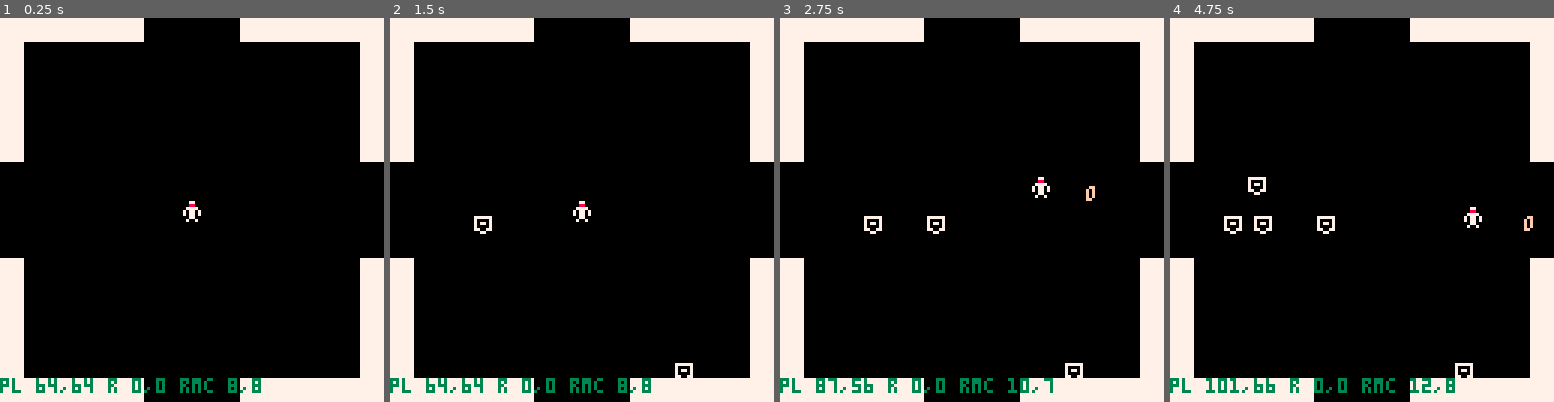
Above: before the commit, frames 1-4 (left to right).
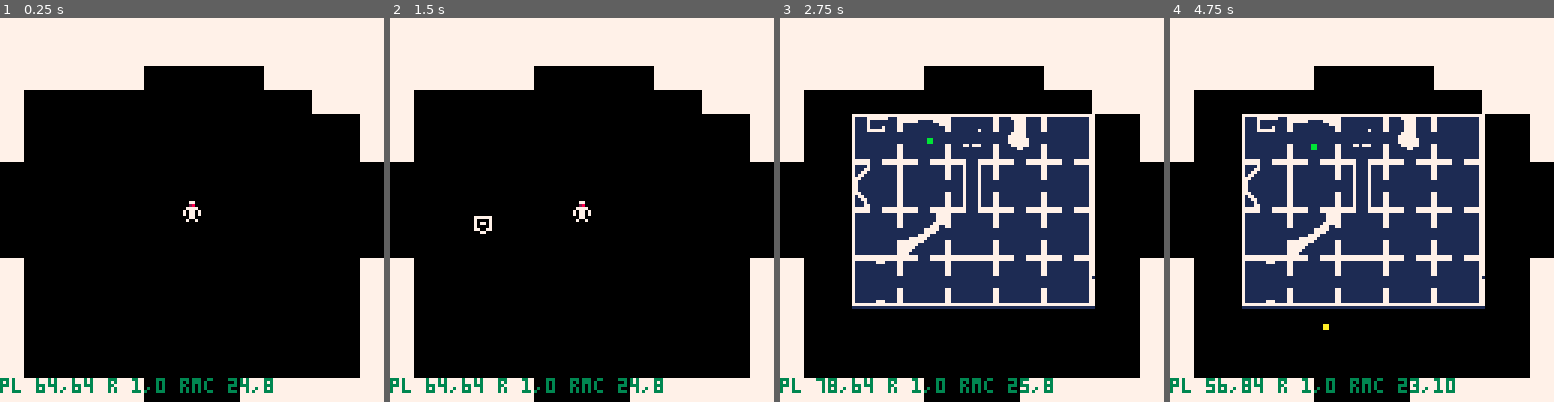
Above: after the commit, the same moments.

Repository: PedroMR/pico8
Game: PICO-8 cartridge ptron.p8
Two runs of this game, one before a commit and one after it. Both use one fixed random seed, a clock stepped at 60 frames per second and the inputs below.
Inputs:
- Up to frame 1 (0.25 s): no input
- Up to frame 2 (1.5 s): tap X (X key) at 0.33, 1.07 s; tap O (Z key) at 0.7 s
- Up to frame 3 (2.75 s): hold Right 1.6-2.1 s; tap O (Z key) at 1.7, 2.1, 2.5 s; tap X (X key) at 1.85 s; hold Up 2.15-2.42 s; hold Right from 2.47 s (still down)
- Up to frame 4 (4.75 s): tap O (Z key) every 0.4 s from 2.9 to 4.5 s; tap X (X key) at 2.97, 4.08 s; release Right at 3.03 s; hold Left 3.08-3.58 s; hold Down 3.63-3.97 s; hold Right 4.02-4.68 s; hold Up from 4.73 s (still down)

The runs differ from the first frame. In frame 1, 12% of the frame differs, in the area x 6-94%, y 0-98%; in frame 2, 12%; in frame 3, 44%; in frame 4, 45%, in the area x 6-95%, y 0-98%.

Commit message:
Minor tweaks

Diff:
--- a/ptron.p8
+++ b/ptron.p8
@@ -4,17 +4,26 @@
 --p-tron
 --by kathrrak
 
-room=0 -- 16x16
+local room=1 -- 16x16
+local paused=false
+local scr={x0=0,x1=128,y0=0,y1=128}
+local particles={}
+local frame=0
+
+-- player 🐱
 local pl={x=64,y=64,spr=1,shot=10,w=4,h=6}
 local pl_last={x=1,y=0}
-scr={x0=0,x1=128,y0=0,y1=128}
-pl_bul={}
-ene_obj={}
+local pl_spd=2
+local pl_bul={}
 local on_door=false
-local particles={}
-
-menuitem(1,"map")
-menuitem(2,"reconfig")
+
+-- enemies 😐
+local ene_obj={}
+local e1={spr=16,w=12,h=14}
+local ene_q={}
+local spawn_between=30
+local spawn_time=10
+local spawn_max=8
 
 function room_tile(rm)
  local rm_x = (rm%16)
@@ -36,8 +45,6 @@
  return rx,ry
 end
 
-local e1={spr=16,w=12,h=14}
-
 function v2_dist(o1,o2)
  local dx=o1.x-o2.x
  local dy=o1.y-o2.y
@@ -48,6 +55,9 @@
  return flr(rnd()*(b-a+1)+a)
 end
 
+function _init()
+ start_room(1)
+end
 -->8
 --tools
 
@@ -108,17 +118,20 @@
 --updates
 
 function _update()
- upd_player()
- upd_enemy()
- upd_spawn()
- upd_particles()
+ frame+=1
+ upd_map()
+ if not paused then
+	 upd_player()
+	 upd_enemy()
+	 upd_spawn()
+	 upd_particles()
+	end
 end
 
 function upd_ctrl()
  local pl_prev=pl_last
  pl_last={x=0,y=0}
  if (pl.shot~=nil and pl.shot>0) pl.shot-=1
- local pl_spd=1
  if (btn(0)) trymove(-pl_spd,0)
  if (btn(1)) trymove( pl_spd,0)
  if (btn(2)) trymove(0,-pl_spd)
@@ -179,7 +192,7 @@
 
 function tryshoot()
  if (pl.shot>0 or pl.dead) return
- pl.shot=5
+ pl.shot=10
  local nb={x=pl.x,y=pl.y,spd=pl_last,
   spr=2,tw=1,th=1,w=8,h=3
  }
@@ -221,6 +234,11 @@
 	end
 end
 
+function start_room(nroom)
+ move_room(nroom)
+ pl.x,pl.y=64,64
+end
+
 function move_room(nroom)
  room = nroom
  on_door = true
@@ -237,12 +255,10 @@
 
  ene_obj={}
  pl_bul={}
-end
-
---local spawn_q={e1,e1,e2}
-local spawn_between=30
-local spawn_time=10
-local spawn_max=8
+ particles={}
+ ene_q={e1,e1,e1} --todo per room
+end
+
 function upd_spawn()
  spawn_time-=1
  if(spawn_time <= 0) spawn(e1)
@@ -254,7 +270,8 @@
  repeat
    ne.x = rndi(10,118)
    ne.y = rndi(10,118)
- until v2_dist(ne,pl) > 20
+   local coll=coll_world(ne)
+ until v2_dist(ne,pl) > 20 and coll==false
  spawn_time=spawn_between
  add(ene_obj, ne)
 end
@@ -315,8 +332,10 @@
  cls()
  draw_room(room)
  dspr(pl)
+ -- animate visor
+ pset(pl.x-1+(3*t()%2),pl.y-2,2)
  for b in all(pl_bul) do
-  print('o',b.x,b.y,15)
+  dspr(b)
  end
  for o in all(ene_obj) do
   dspr(o)
@@ -324,6 +343,7 @@
  for o in all(particles) do
   dspr(o)
  end
+ draw_map()
  color(3)
  local rx,ry=room_tile(room,pl.x,pl.y)
  local rxc,ryc=tile_from_coord(room,pl.x,pl.y)
@@ -349,6 +369,142 @@
  map(rx,ry,0,0,16,16)
 end
 
+-->8
+-- menus
+
+
+map_vis=false
+function map_tgl()
+ map_vis = not map_vis
+ paused = map_vis
+end
+
+function draw_map()
+ if(not map_vis) return
+
+ local w,h=80,64
+ local x0,y0=0,0
+ local x1,y1=x0+w,y0+h
+ local sx0=x0+(64-w/2)
+ local sy0=y0+(64-h/2)
+ local sdx,sdy=sx0-x0,sy0-y0
+
+ rectfill(sx0,sy0,sx0+w,sy0+h,1)
+
+ for x=x0,x1 do
+  for y=y0,y1 do
+   local t=mget(x,y)
+   if band(fget(t),1)>0 then
+    pset(sdx+x,sdy+y,7)
+   end
+  end
+ end
+
+ local ptx,pty = tile_from_coord(room,pl.x,pl.y)
+ local pclr = 12
+ if ((t()*32)%16>=8) pclr=11
+ rectfill(sdx+ptx,sdy+pty,sdx+ptx+1,sdy+pty+1,pclr)
+end
+
+function upd_map()
+ if(btnp(5)) map_tgl()
+end
+…(5 lines of a section not shown)…
+menuitem(1,"map",map_tgl)
+--menuitem(2,"reconfig")
+…(89 lines of a section not shown)…
 
 
 
@@ -394,34 +550,35 @@
 0000000000000000000000000000000000000000000000000000000000000000000000000000000000000000000000000000000000000000000000000000000001000000000000000000000000000000000000000000000000000000000000000000000000000000000000000000000000000000000000000000000000000000
 0000000000000000000000000000000000000000000000000000000000000000000000000000000000000000000000000000000000000000000000000000000000000000000000000000000000000000000000000000000000000000000000000000000000000000000000000000000000000000000000000000000000000000
 __map__
-4040404040400000000040404040404000000000000000000000000000000000000000000000000000000000000000000000000000000000000000000000000000000000000000000000000000000000000000000000000000000000000000000000000000000000000000000000000000000000000000000000000000000000
-4000000000000000000000000000004000000000000000000000000000000000000000000000000000000000000000000000000000000000000000000000000000000000000000000000000000000000000000000000000000000000000000000000000000000000000000000000000000000000000000000000000000000000
-4000000000000000000000000000004040404040404040404000000000000000000000000000000000000000000000000000000000000000000000000000000000000000000000000000000000000000000000000000000000000000000000000000000000000000000000000000000000000000000000000000000000000000
-4000000000000000000000000000004000000000000000004000000000000000000000000000000000000000000000000000000000000000000000000000000000000000000000000000000000000000000000000000000000000000000000000000000000000000000000000000000000000000000000000000000000000000
-4000000000000000000000000000004000000000000000004000000000000000000000000000000000000000000000000000000000000000000000000000000000000000000000000000000000000000000000000000000000000000000000000000000000000000000000000000000000000000000000000000000000000000
-4000000000000000000000000000004000000000000000004000000000000000000000000000000000000000000000000000000000000000000000000000000000000000000000000000000000000000000000000000000000000000000000000000000000000000000000000000000000000000000000000000000000000000
-0000000000000000000000000000000000000000000000004000000000000000000000000000000000000000000000000000000000000000000000000000000000000000000000000000000000000000000000000000000000000000000000000000000000000000000000000000000000000000000000000000000000000000
-0000000000000000000000000000000000000000000000400000000000000000000000000000000000000000000000000000000000000000000000000000000000000000000000000000000000000000000000000000000000000000000000000000000000000000000000000000000000000000000000000000000000000000
-0000000000000000000000000000000000000000000000400000000000000000000000000000000000000000000000000000000000000000000000000000000000000000000000000000000000000000000000000000000000000000000000000000000000000000000000000000000000000000000000000000000000000000
-0000000000000000000000000000000000000000000000400000000000000000000000000000000000000000000000000000000000000000000000000000000000000000000000000000000000000000000000000000000000000000000000000000000000000000000000000000000000000000000000000000000000000000
-4000000000000000000000000000004040404040404040400000000000000000000000000000000000000000000000000000000000000000000000000000000000000000000000000000000000000000000000000000000000000000000000000000000000000000000000000000000000000000000000000000000000000000
-4000000000000000000000000000004000000000000000000000000000000000000000000000000000000000000000000000000000000000000000000000000000000000000000000000000000000000000000000000000000000000000000000000000000000000000000000000000000000000000000000000000000000000
-4000000000000000000000000000004000000000000000000000000000000000000000000000000000000000000000000000000000000000000000000000000000000000000000000000000000000000000000000000000000000000000000000000000000000000000000000000000000000000000000000000000000000000
-4000000000000000000000000000004000000000000000000000000000000000000000000000000000000000000000000000000000000000000000000000000000000000000000000000000000000000000000000000000000000000000000000000000000000000000000000000000000000000000000000000000000000000
-4000000000000000000000000000004000000000000000000000000000000000000000000000000000000000000000000000000000000000000000000000000000000000000000000000000000000000000000000000000000000000000000000000000000000000000000000000000000000000000000000000000000000000
-4040404040400000000040404040404000000000000000000000000000000000000000000000000000000000000000000000000000000000000000000000000000000000000000000000000000000000000000000000000000000000000000000000000000000000000000000000000000000000000000000000000000000000
-0000000040400000000040000000004000000000000000000000000000000000000000000000000000000000000000000000000000000000000000000000000000000000000000000000000000000000000000000000000000000000000000000000000000000000000000000000000000000000000000000000000000000000
-0000004040000000000040000000000000000000000000000000000000000000000000000000000000000000000000000000000000000000000000000000000000000000000000000000000000000000000000000000000000000000000000000000000000000000000000000000000000000000000000000000000000000000
-0000004000000000000040000000000000000000000000000000000000000000000000000000000000000000000000000000000000000000000000000000000000000000000000000000000000000000000000000000000000000000000000000000000000000000000000000000000000000000000000000000000000000000
-0000004000000000000040000000000000000000000000000000000000000000000000000000000000000000000000000000000000000000000000000000000000000000000000000000000000000000000000000000000000000000000000000000000000000000000000000000000000000000000000000000000000000000
-0000004040400000004040000000000000000000000000000000000000000000000000000000000000000000000000000000000000000000000000000000000000000000000000000000000000000000000000000000000000000000000000000000000000000000000000000000000000000000000000000000000000000000
-0000004000000000004000000000000000000000000000000000000000000000000000000000000000000000000000000000000000000000000000000000000000000000000000000000000000000000000000000000000000000000000000000000000000000000000000000000000000000000000000000000000000000000
-4040404000000000004040404040404000000000000000000000000000000000000000000000000000000000000000000000000000000000000000000000000000000000000000000000000000000000000000000000000000000000000000000000000000000000000000000000000000000000000000000000000000000000
-0000000000000000000000000000000000000000000000000000000000000000000000000000000000000000000000000000000000000000000000000000000000000000000000000000000000000000000000000000000000000000000000000000000000000000000000000000000000000000000000000000000000000000
-0000000000000000000000000000000000000000000000000000000000000000000000000000000000000000000000000000000000000000000000000000000000000000000000000000000000000000000000000000000000000000000000000000000000000000000000000000000000000000000000000000000000000000
-0000000000000000000000000000000000000000000000000000000000000000000000000000000000000000000000000000000000000000000000000000000000000000000000000000000000000000000000000000000000000000000000000000000000000000000000000000000000000000000000000000000000000000
-0000000000000000000000000000000000000000000000000000000000000000000000000000000000000000000000000000000000000000000000000000000000000000000000000000000000000000000000000000000000000000000000000000000000000000000000000000000000000000000000000000000000000000
-4040404040000000000040404040404000000000000000000000000000000000000000000000000000000000000000000000000000000000000000000000000000000000000000000000000000000000000000000000000000000000000000000000000000000000000000000000000000000000000000000000000000000000
-0000000040000000004040000000000000000000000000000000000000000000000000000000000000000000000000000000000000000000000000000000000000000000000000000000000000000000000000000000000000000000000000000000000000000000000000000000000000000000000000000000000000000000
-0000000040000000004040000000000000000000000000000000000000000000000000000000000000000000000000000000000000000000000000000000000000000000000000000000000000000000000000000000000000000000000000000000000000000000000000000000000000000000000000000000000000000000
-0000000040404040404040000000000000000000000000000000000000000000000000000000000000000000000000000000000000000000000000000000000000000000000000000000000000000000000000000000000000000000000000000000000000000000000000000000000000000000000000000000000000000000
+4040404040404040404040404040404040404040404040404040404040404040404040404040404040404040404040404040404040404040404040404040404040404040404040404040404040404040404040404040404040404040404040400000000000000000000000000000000000000000000000000000000000000000
+4000000000404040404040400000004040404040404040404040404040404040400000000000000000000000000000404000000000404040404000000000004040000000000000000000000000000040400000000000000000000000000000400000000000000000000000000000000000000000000000000000000000000000
+4000000000400000000000000000004040404040404000000000004040404040400000000000000000000000000000404000000000004040404000000000004040000000000000000000000000000040400000000000000000000000000000400000000000000000000000000000000000000000000000000000000000000000
+4000000000400000000000000000004040000000000000000000000000404040400000000000000000000000000000404000000000004040404000000000004040000000000000000000000000000040400000000000000000000000000000400000000000000000000000000000000000000000000000000000000000000000
+4000000000400000000040000000004040000000000000000000000000000040400000000000000000000000000000404000000000004040404000000000004040000000000000000000000000000040400000000000000000000000000000400000000000000000000000000000000000000000000000000000000000000000
+4000000000404040404040000000004040000000000000000000000000000040400000000000000000004000000000404000000000004040404000000000004040000000000000000000000000000040400000000000000000000000000000400000000000000000000000000000000000000000000000000000000000000000
+4000000000000000000000000000000000000000000000000000000000000000000000000000000000000000000000000000000000404040404000000000000000000000000000000000000000000040400000000000000000000000000000000000000000000000000000000000000000000000000000000000000000000000
+4000000000000000000000000000000000000000000000000000000000000000000000000000000000000000000000000000000040404040404000000000000000000000000000000000000000000040400000000000000000000000000000000000000000000000000000000000000000000000000000000000000000000000
+4000000000000000000000000000000000000000000000000000000000000000000000000000000000000000000000000000000040404040404040000000000000000000000000000000000000000040400000000000000000000000000000000000000000000000000000000000000000000000000000000000000000000000
+4000000000000000000000000000000000000000000000000000000000000000000000000000000000000000000000000000000040404040404040000000000000000000000000000000000000000040400000000000000000000000000000000000000000000000000000000000000000000000000000000000000000000000
+4000000000000000000000000000004040000000000000000000000000000040400000000040400040404000000000404000000000404040404040000000004040000000000000000000000000000040400000000000000000000000000000400000000000000000000000000000000000000000000000000000000000000000
+4000000000000000000000000000004040000000000000000000000000000040400000000000000000000000000000404000000000000040400000000000004040000000000000000000000000000040400000000000000000000000000000400000000000000000000000000000000000000000000000000000000000000000
+4000000000000000000000000000004040000000000000000000000000000040400000000000000000000000000000404000000000000000000000000000004040000000000000000000000000000040400000000000000000000000000000400000000000000000000000000000000000000000000000000000000000000000
+4000000000000000000000000000004040000000000000000000000000000040400000000000000000000000000000404000000000000000000000000000004040000000000000000000000000000040400000000000000000000000000000400000000000000000000000000000000000000000000000000000000000000000
+4000000000000000000000000000004040000000000000000000000000000040400000000000000000000000000000404000000000000000000000000000004040000000000000000000000000000040400000000000000000000000000000400000000000000000000000000000000000000000000000000000000000000000
+4040404040400000000040404040404040404040404000000000404040404040404040404040000000004040404040404040404040400000000040404040404040404040404000000000404040404040404040404040000000004040404040400000000000000000000000000000000000000000000000000000000000000000
+4040404040400000000040404040404040404040404000000000404040404040404040404040000000004040404040404040404040400000000040404040404040404040404000000000404040404040404040404040000000004040404040400000000000000000000000000000000000000000000000000000000000000000
+4000000000400000000000000000004040000000000000000000000000000040400000000040000000004000000000404000000000000000000000000000004040000000000000000000000000000040400000000000000000000000000000400000000000000000000000000000000000000000000000000000000000000000
+4000000040400000000000000000004040000000000000000000000000000040400000000040000000004000000000404000000000000000000000000000004040000000000000000000000000000040400000000000000000000000000000400000000000000000000000000000000000000000000000000000000000000000
+4000004040000000000000000000004040000000000000000000000000000040400000000040000000004000000000404000000000000000000000000000004040000000000000000000000000000040400000000000000000000000000000400000000000000000000000000000000000000000000000000000000000000000
+4000404000000000000000000000004040000000000000000000000000000040400000000040000000004000000000404000000000000000000000000000004040000000000000000000000000000040400000000000000000000000000000400000000000000000000000000000000000000000000000000000000000000000
+4040400000000000000000000000004040000000000000000000000000000040400000000040000000004000000000404000000000000000000000000000004040000000000000000000000000000040400000000000000000000000000000400000000000000000000000000000000000000000000000000000000000000000
+4040000000000000000000000000004040000000000000000000000000000000000000000040000000004000000000000000000000000000000000000000000000000000000000000000000000000040400000000000000000000000000000000000000000000000000000000000000000000000000000000000000000000000
+4040000000000000000000000000004040000000000000000000000000000000000000000040000000004000000000000000000000000000000000000000000000000000000000000000000000000040400000000000000000000000000000000000000000000000000000000000000000000000000000000000000000000000
+4040000000000000000000000000004040000000000000000000000000000000000000000040000000004000000000000000000000000000000000000000000000000000000000000000000000000040400000000000000000000000000000000000000000000000000000000000000000000000000000000000000000000000
+4040000000000000000000000000004040000000000000000000000000000000000000000040000000004000000000000000000000000000000000000000000000000000000000000000000000000040400000000000000000000000000000000000000000000000000000000000000000000000000000000000000000000000
+4040400000000000000000000000004040000000000000000000000000000040400000000040000000004000000000404000000000000000000000000000004040000000000000000000000000000040400000000000000000000000000000400000000000000000000000000000000000000000000000000000000000000000
+4000404000000000000000000000004040000000000000000000000000000040400000000040000000004000000000404000000000000000000000000000004040000000000000000000000000000040404000000000000000000000000000400000000000000000000000000000000000000000000000000000000000000000
+4000004040000000000000000000004040000000000000000000000000000040400000000040000000004000000000404000000000000000000000000000004040000000000000000000000000000040400000000000000000000000000000400000000000000000000000000000000000000000000000000000000000000000
+4000000040000000000000000000004040000000000000000000000000000040400000000040000000004000000000404000000000000000000000000000004040000000000000000000000000000040400000000000000000000000000000400000000000000000000000000000000000000000000000000000000000000000
+4000000040400000000000000000004040000000000000000000000000000040400000000040000000004000000000404000000000000000000000000000004040000000000000000000000000000040400000000000000000000000000000400000000000000000000000000000000000000000000000000000000000000000
+4040404040400000000040404040404040404040404000000000404040404040404040404040000000004040404040404040404040400000000040404040404040404040404000000000404040404040404040404040000000004040404040400000000000000000000000000000000000000000000000000000000000000000
Not shown, changed: 90 lines of the sprite sheet (__gfx__) section of ptron.p8
